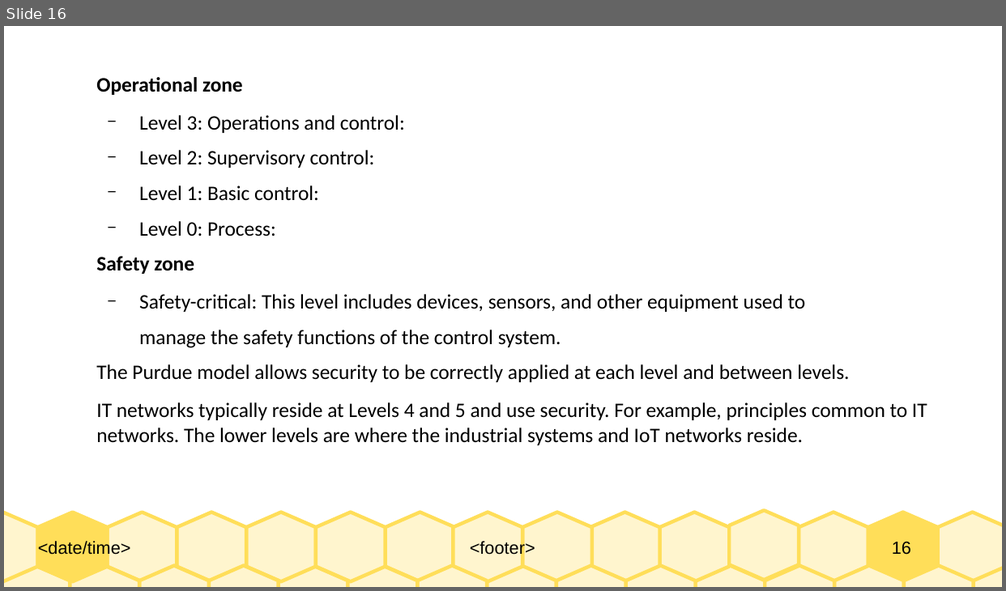
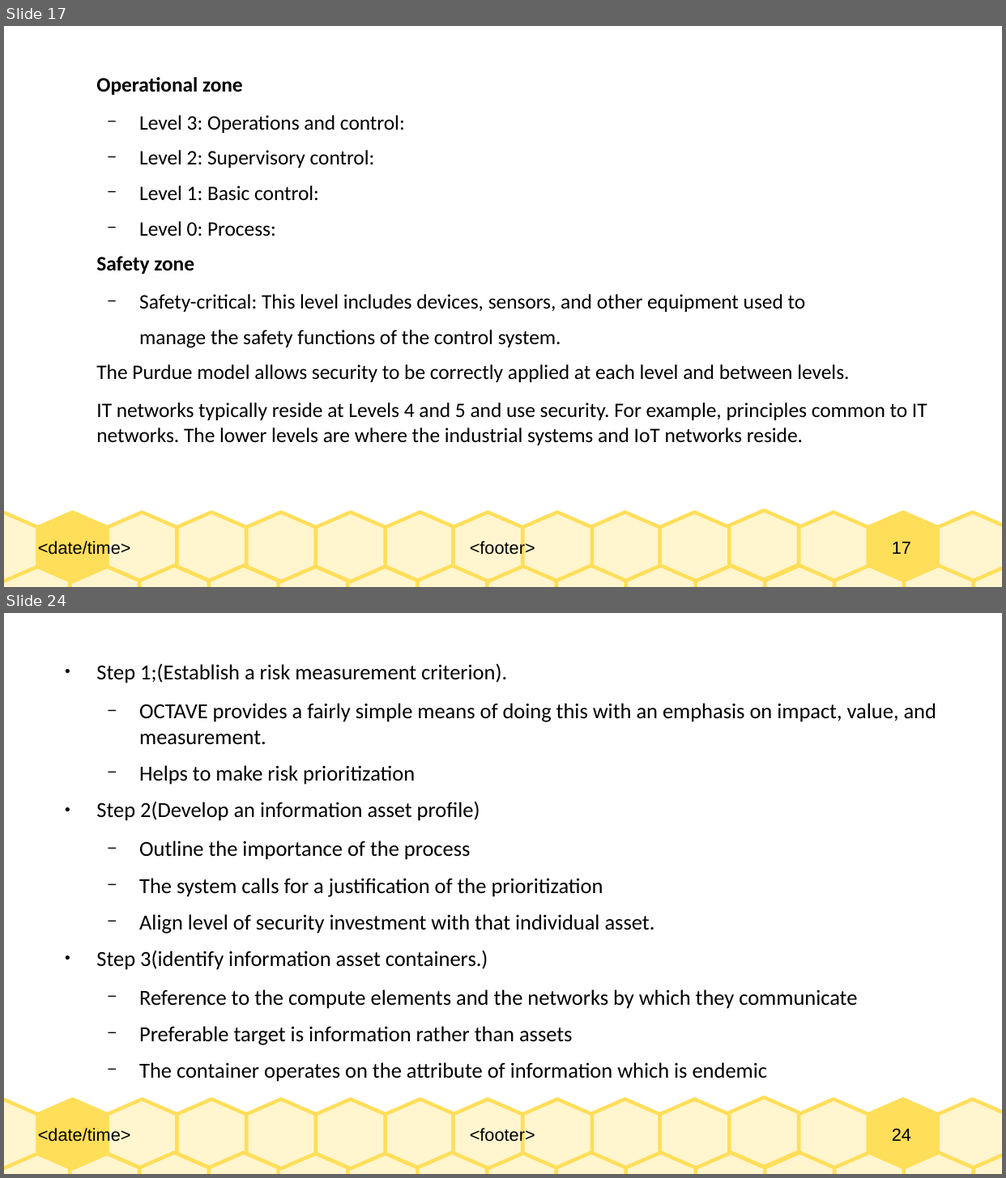
Before and after one commit to Dihfahsih1/Masters-Software-Engineering, a slide deck: yr-sem1/IoT/Chapter-8-slides.odp. Shown one above the other, each under a label of ours: slide 16 before the commit, slides 17 and 24 after it; the slides between them are not shown. The pictures are 1006x591 and 1006x1178 pixels, drawn with LibreOffice and Linux fonts; fonts in the diff are those of the drawing. Boxes give left, top, right and bottom in pixels: in the first picture for what was removed or moved away, otherwise in the second. Text is boxed around its words. In the diff, an @@ line names an element or a change of style, - is before the commit and + after.

```diff
--- a/yr-sem1/IoT/Chapter-8-slides.odp
+++ b/yr-sem1/IoT/Chapter-8-slides.odp
@@ slide 24 added at <box>4,613,1002,1174</box>, background #FFFFFF; not listed: 33 template elements that a slide beside it also shows @@
@@ text added at <box>96,664,936,1082</box>, 17.1 pt, text #000000 @@
+● Step 1;(Establish a risk measurement criterion).
+  − OCTAVE provides a fairly simple means of doing this with an emphasis on impact, value, and measurement.
+  − Helps to make risk prioritization
+● Step 2(Develop an information asset profile)
+  − Outline the importance of the process
+  − The system calls for a justification of the prioritization
+  − Align level of security investment with that individual asset.
+● Step 3(identify information asset containers.)
+  − Reference to the compute elements and the networks by which they communicate
+  − Preferable target is information rather than assets
+  − The container operates on the attribute of information which is endemic
@@ what was slide 16 is now slide 17 @@
@@ page number at <box>892,542,911,554</box>: text changed @@
-16
+17
```
Also in this commit, not shown: 5 slides changed, 15 other slides added, 9 other files.
